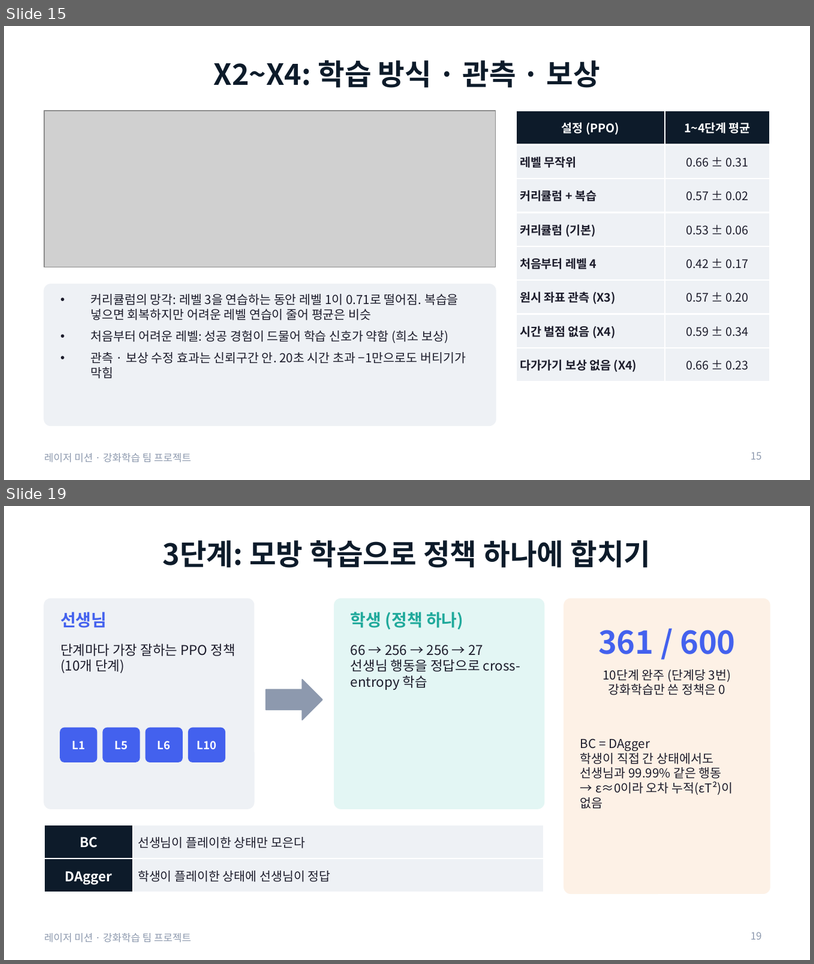
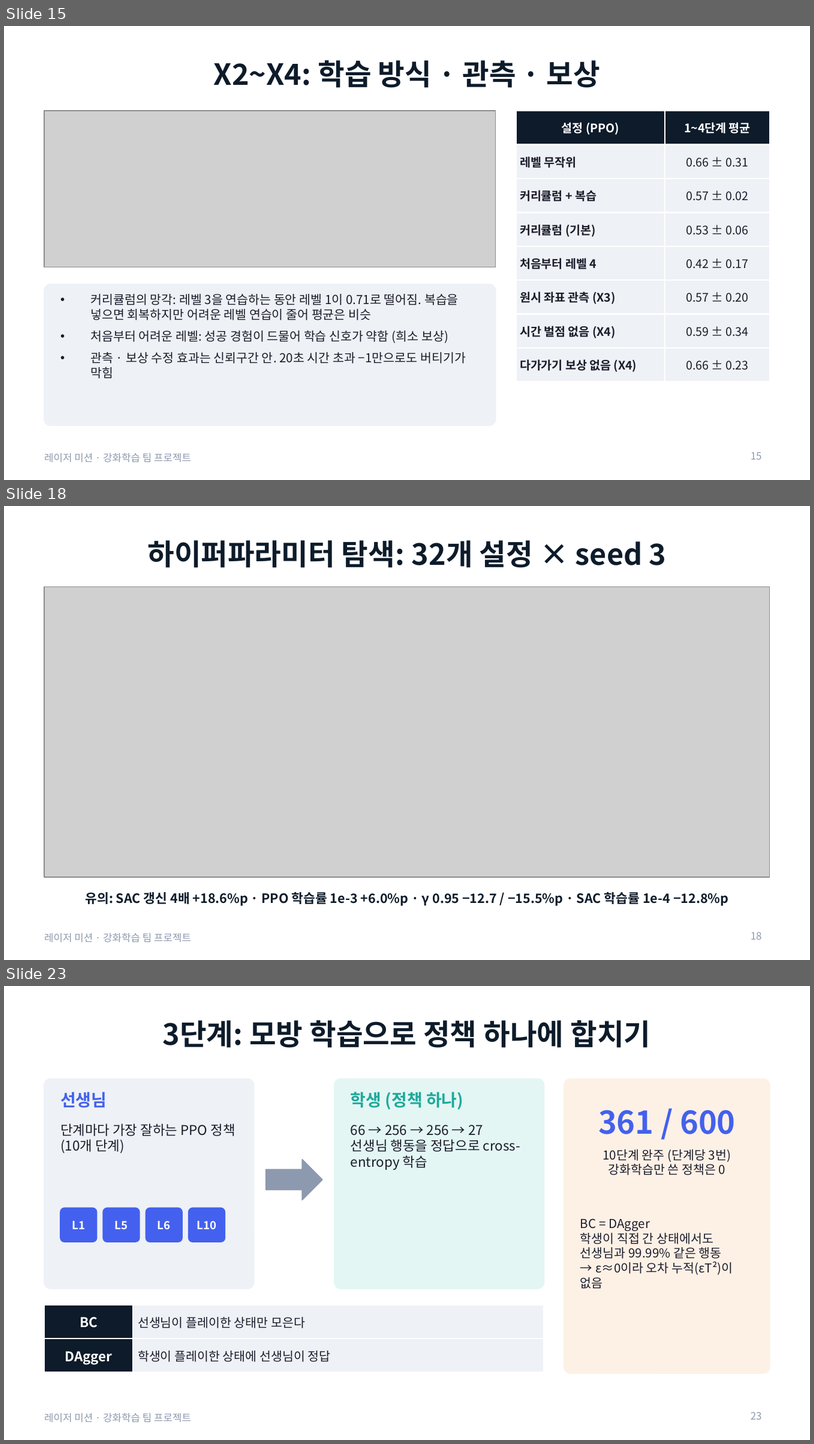
Before and after one commit to changxeokSong/reinforcement_learning, a slide deck: docs/LaserMission_presentation.pptx. Shown one above the other, each under a label of ours: slides 15 and 19 before the commit, slides 15, 18 and 23 after it; the slides between them are not shown. The pictures are 814x964 and 814x1444 pixels, drawn with LibreOffice and Linux fonts; fonts in the diff are those of the drawing; grey boxes stand for pictures. Boxes give left, top, right and bottom in pixels: in the first picture for what was removed or moved away, otherwise in the second. Text is boxed around its words. In the diff, an @@ line names an element or a change of style, - is before the commit and + after.

Commit message:
레이저 미션: 하이퍼파라미터 탐색 102개, 최종 비교 seed 5개, 새 seed 확인 실험, 실패 방식 분석, 발표 자료 37장

```diff
--- a/docs/LaserMission_presentation.pptx
+++ b/docs/LaserMission_presentation.pptx
@@ slide 18 added at (4,506,810,960), background #FFFFFF; not listed: 1 template element that a slide beside it also shows @@
@@ title added at (147,540,667,568), 26 pt, text #0D1B2A, bold @@
+하이퍼파라미터 탐색: 32개 설정 × seed 3
@@ picture added at (44,586,770,877) @@
@@ text added at (86,892,729,906), 11.5 pt, text #0D1B2A, bold @@
+유의: SAC 갱신 4배 +18.6%p · PPO 학습률 1e-3 +6.0%p · γ 0.95 −12.7 / −15.5%p · SAC 학습률 1e-4 −12.8%p
@@ page number added at (751,931,762,939), 9 pt, text #8D99AE @@
+18
@@ what was slide 19 is now slide 23 @@
@@ page number at (751,1411,762,1419): text changed @@
-19
+23
```
Also in this commit, not shown: 9 slides changed, 4 other slides added, 11 other files.
